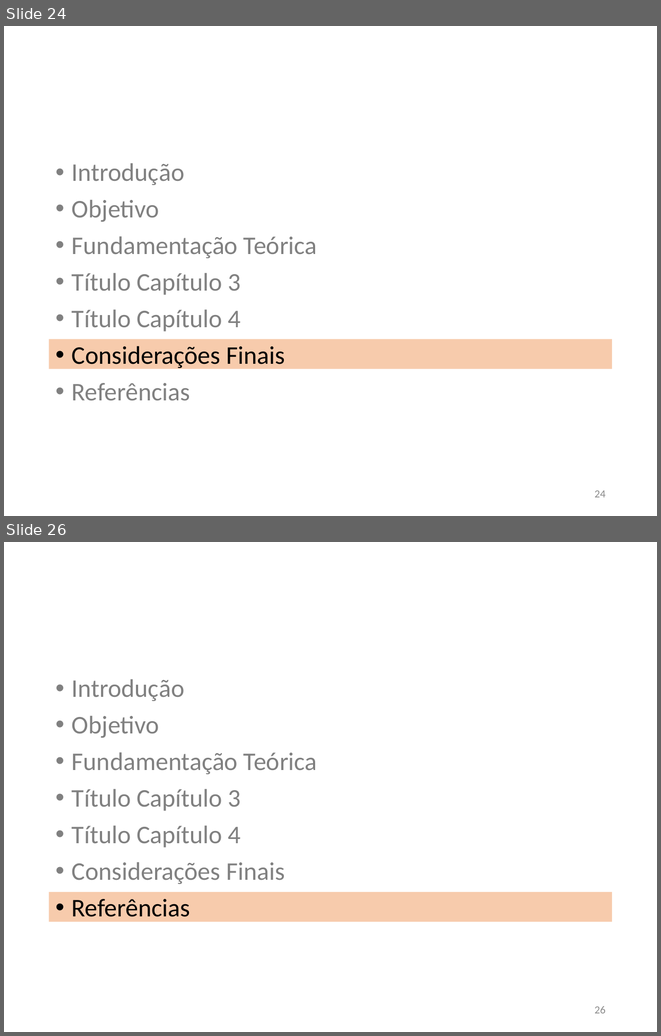
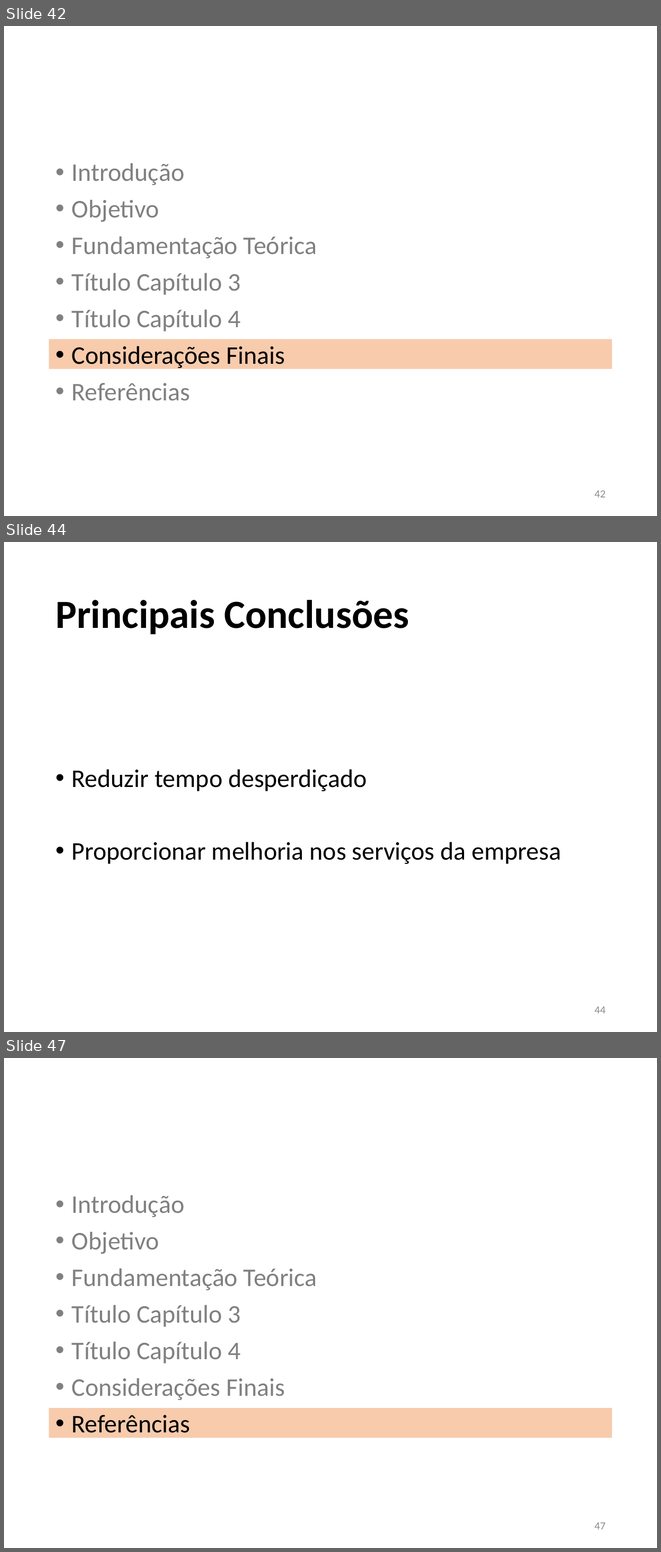
Before and after one commit to JoaoVFG/documentacaoTG, a slide deck: APRESENTAÇÃO JOAO VITOR.pptx. Shown one above the other, each under a label of ours: slides 24 and 26 before the commit, slides 42, 44 and 47 after it; the slides between them are not shown. The pictures are 661x1036 and 661x1552 pixels, drawn with LibreOffice and Linux fonts; fonts in the diff are those of the drawing. Boxes give left, top, right and bottom in pixels: in the first picture for what was removed or moved away, otherwise in the second. Text is boxed around its words. In the diff, an @@ line names an element or a change of style, - is before the commit and + after.

```diff
--- a/APRESENTAÇÃO JOAO VITOR.pptx
+++ b/APRESENTAÇÃO JOAO VITOR.pptx
@@ slide 44 added at [4,542,657,1032], background #FFFFFF @@
@@ title added at [55,600,409,634], 44 pt, text #000000, bold @@
+Principais Conclusões
@@ text added at [72,769,561,864], 28 pt, text #000000 @@
+• Reduzir tempo desperdiçado
+• Proporcionar melhoria nos serviços da empresa
@@ page number added at [594,1006,606,1013], 12 pt, text #8C8C8C @@
+44
@@ what was slide 24 is now slide 42 @@
@@ page number at [594,490,606,497]: text changed @@
-24
+42
@@ what was slide 26 is now slide 47 @@
@@ page number at [594,1522,606,1529]: text changed @@
-26
+47
```
Also in this commit, not shown: 3 slides changed, 26 other slides added, 5 slides removed, 4 other files.
